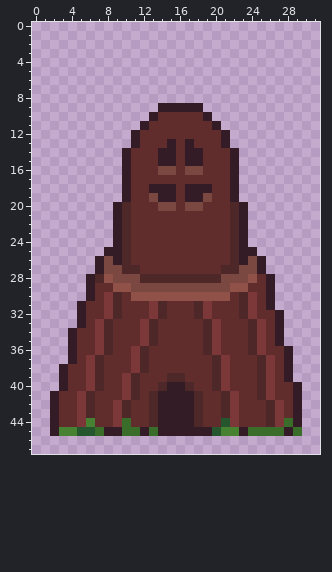
Two versions of one pixel-art sprite, HackYeah2022_GameJam/Assets/Objects/Textures/mill_1.png. The picture above was drawn from the file before the commit.
The file is 32x48 pixels.
The result:
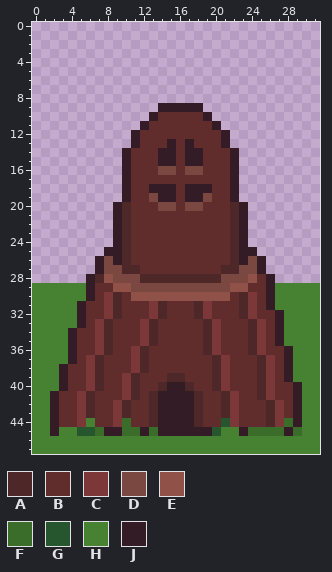
Palette (. is transparent): A #4e2828  B #602c2c  C #7c3838  D #7a4841  E #8f5148  F #3b6d2a  G #25562e  H #468232  J #341c27
Edits made:
y 29..30: x 0..5 ...... -> HHHHHH; x 27..31 ..... -> HHHHH
y 31: x 0..4 ..... -> HHHHH; x 27..31 ..... -> HHHHH
y 32..33: x 0..4 ..... -> HHHHH; x 28..31 .... -> HHHH
y 34..35: x 0..3 .... -> HHHH; x 28..31 .... -> HHHH
y 36..37: x 0..3 .... -> HHHH; x 29..31 ... -> HHH
y 38..39: x 0..2 ... -> HHH; x 29..31 ... -> HHH
y 40: x 0..2 ... -> HHH; x 30..31 .. -> HH
y 41..45: x 0..1 .. -> HH; x 30..31 .. -> HH
y 46..47: x 0..31 ................................ -> HHHHHHHHHHHHHHHHHHHHHHHHHHHHHHHH
Boxes around the changes in both pictures, in picture pixels (x1, y1, x2, y2):
added: (32, 283, 320, 454)
